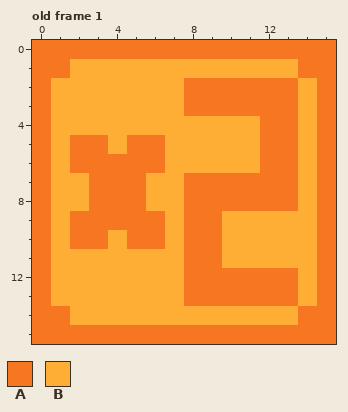
Two states of a pixel-art file, scrabble/wordmult.aseprite. Above, as it was before the edit.
16x16 pixels, 2 frames. Shown: old frame 1.
Palette (. is transparent): A #f77622  B #feae34
Pixels before, old frame 1, first column x 0:
 0 AAAAAAAAAAAAAAAA
 1 AABBBBBBBBBBBBAA
 2 ABBBBBBBAAAAAABA
 3 ABBBBBBBAAAAAABA
 4 ABBBBBBBBBBBAABA
 5 ABAABAABBBBBAABA
 6 ABAAAAABBBBBAABA
 7 ABBAAABBAAAAAABA
 8 ABBAAABBAAAAAABA
 9 ABAAAAABAABBBBBA
10 ABAABAABAABBBBBA
11 ABBBBBBBAABBBBBA
12 ABBBBBBBAAAAAABA
13 ABBBBBBBAAAAAABA
14 AABBBBBBBBBBBBAA
15 AAAAAAAAAAAAAAAA
Now the later version:
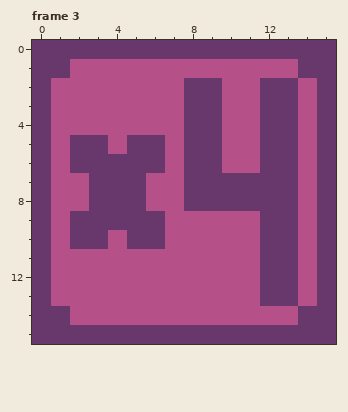
A new or re-ordered frame is compared with the old frame closest to it.
Edits made:
frames 2 -> 3
colour A: #f77622 -> #68386c
colour B: #feae34 -> #b55088
Frame 3 is new; against old frame 1:
y 2..3: x 10..11 AA -> BB
y 4..6: x 8..9 BB -> AA
y 9..11: x 8..9 AA -> BB; x 12..13 BB -> AA
y 12..13: x 8..11 AAAA -> BBBB
Boxes around the changes in both pictures, in picture pixels (x1, y1, x2, y2):
changed: (32, 40, 336, 344)
